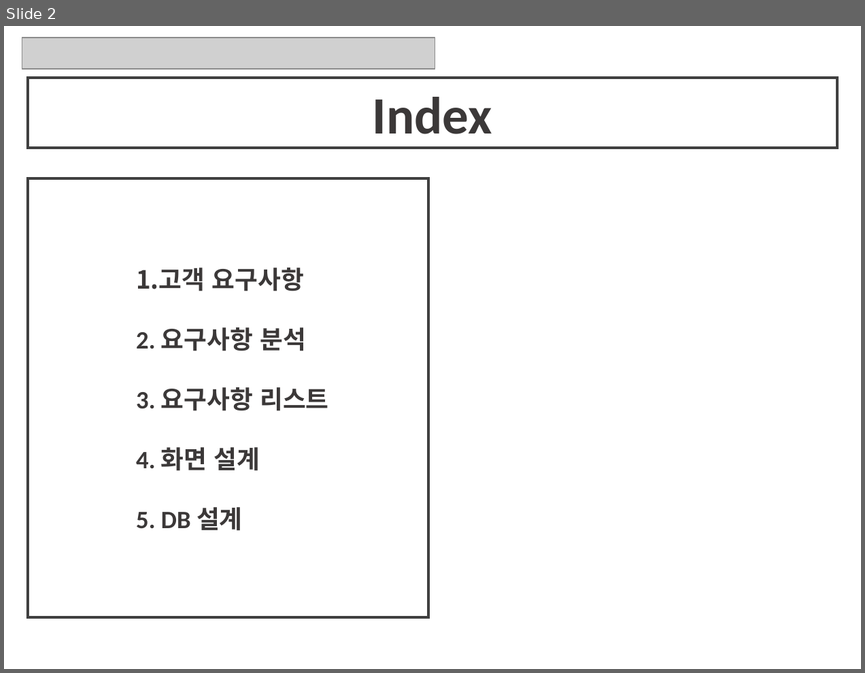
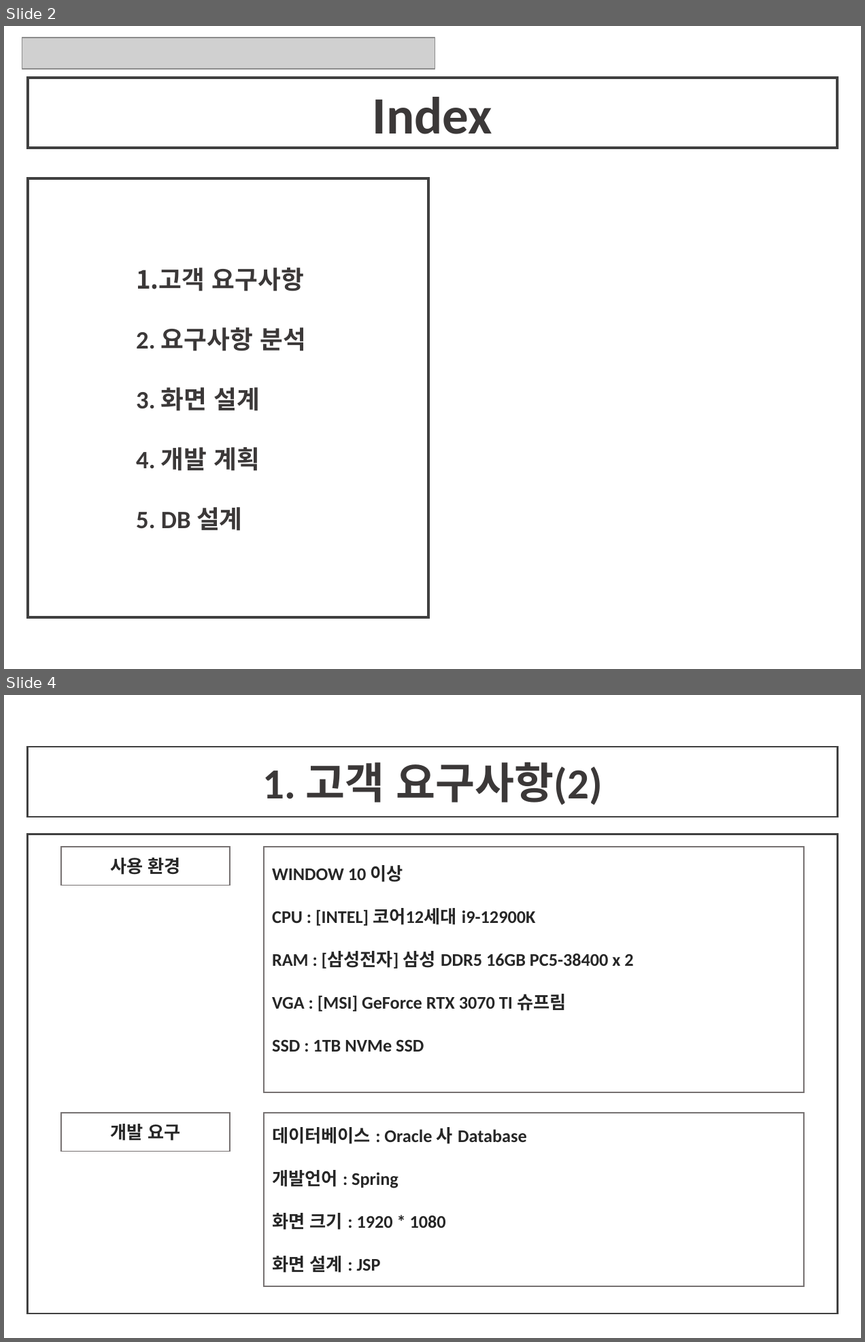
Before and after one commit to himediaai/DongGyun, a slide deck: 기획안.pptx. Shown one above the other, each under a label of ours: slide 2 before the commit, slides 2 and 4 after it; the slides between them are not shown. The pictures are 865x673 and 865x1342 pixels, drawn with LibreOffice and Linux fonts; fonts in the diff are those of the drawing; grey boxes stand for pictures. Boxes give left, top, right and bottom in pixels: in the first picture for what was removed or moved away, otherwise in the second. Text is boxed around its words. In the diff, an @@ line names an element or a change of style, - is before the commit and + after.

```diff
--- a/기획안.pptx
+++ b/기획안.pptx
@@ slide 4 added at (x1=4, y1=695, x2=861, y2=1338), background #FFFFFF @@
@@ rectangle added at (x1=27, y1=747, x2=837, y2=817), outline #404040 1.5 pt, 36 pt, text #3B3838, bold @@
+1. 고객 요구사항(2)
@@ rectangle added at (x1=27, y1=834, x2=837, y2=1312), outline #404040 1.5 pt @@
@@ rectangle added at (x1=61, y1=847, x2=230, y2=885), outline #767171 1 pt, 15 pt, text #262626, bold @@
+사용 환경
@@ rectangle added at (x1=264, y1=847, x2=804, y2=1091), outline #767171 1 pt, 15 pt, text #262626, bold @@
+WINDOW 10 이상
+CPU : [INTEL] 코어12세대 i9-12900K
+RAM : [삼성전자] 삼성 DDR5 16GB PC5-38400 x 2
+VGA : [MSI] GeForce RTX 3070 TI 슈프림
+SSD : 1TB NVMe SSD
@@ rectangle added at (x1=61, y1=1113, x2=230, y2=1152), outline #767171 1 pt, 15 pt, text #262626, bold @@
+개발 요구
@@ rectangle added at (x1=264, y1=1113, x2=804, y2=1286), outline #767171 1 pt, 15 pt, text #262626, bold @@
+데이터베이스 : Oracle 사 Database
+개발언어 : Spring
+화면 크기 : 1920 * 1080
+화면 설계 : JSP
@@ slide 2 changed as well @@
@@ text at (x1=136, y1=387, x2=260, y2=471): text changed @@
-3. 요구사항 리스트
-4. 화면 설계
+3. 화면 설계
+4. 개발 계획
```
Also in this commit, not shown: 2 other slides changed, 4 other slides added, 4 slides removed.
